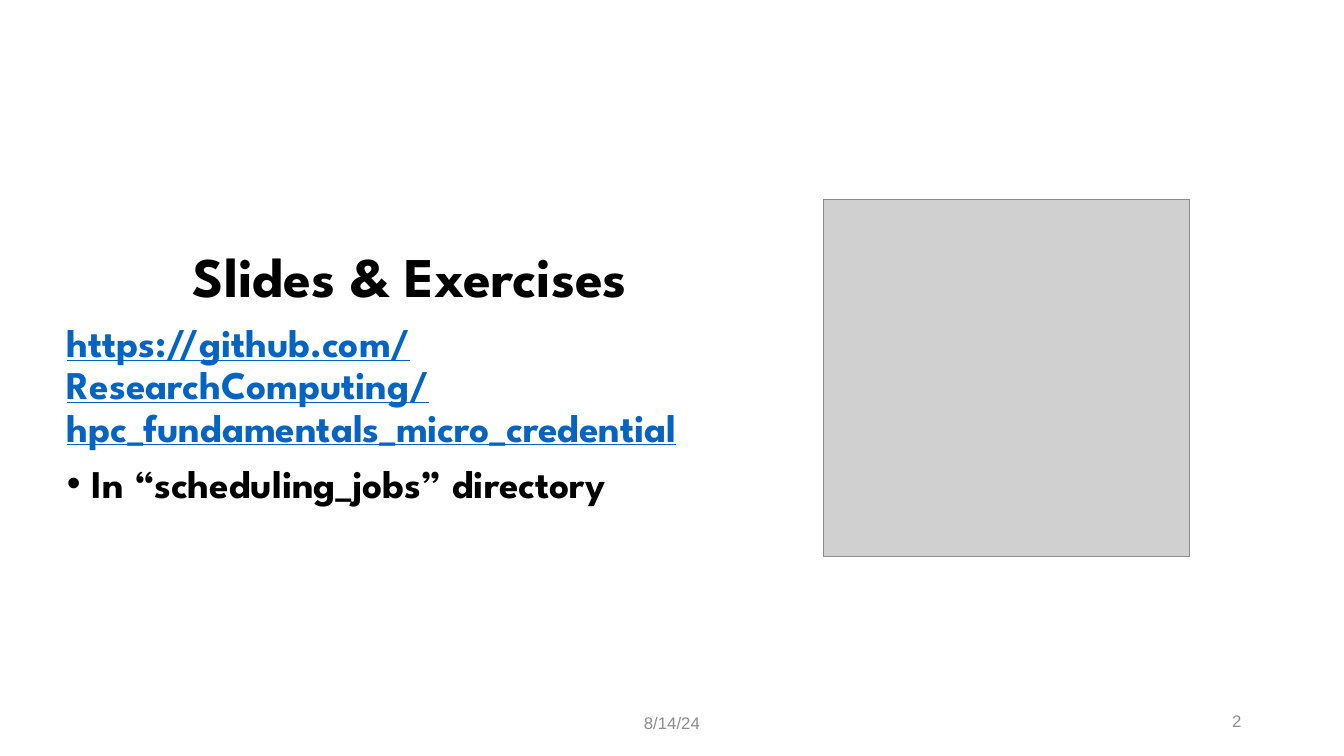
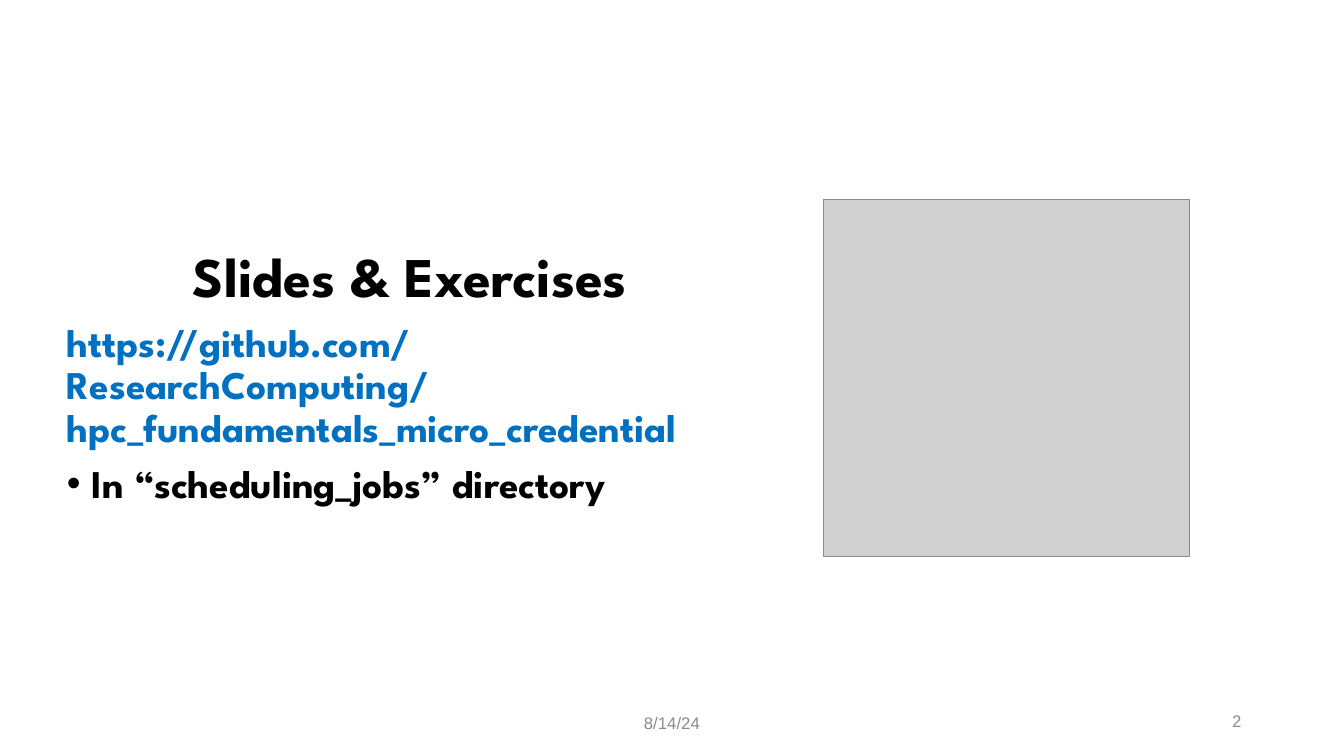
Before and after one commit to ResearchComputing/hpc_fundamentals_micro_credential, a slide deck: slide 2 of scheduling_jobs/scheduling_jobs.pptx. Drawn at 1344x756 pixels with LibreOffice and Linux fonts; fonts in the diff are those of the drawing; grey boxes stand for pictures; background and template pictures are left out. Boxes give left, top, right and bottom in pixels: in the first picture for what was removed or moved away, otherwise in the second. Text is boxed around its words. In the diff, an @@ line names an element or a change of style, - is before the commit and + after.

```diff
--- a/scheduling_jobs/scheduling_jobs.pptx
+++ b/scheduling_jobs/scheduling_jobs.pptx
@@ text at (x1=67, y1=330, x2=677, y2=450): text colour #0563C1 to #0070C0, underline off in "https://github.com/ResearchComputing/hpc_fundamentals_micro_ ..." @@
```
Also in this commit, not shown: 5 other slides changed, 1 other file.
